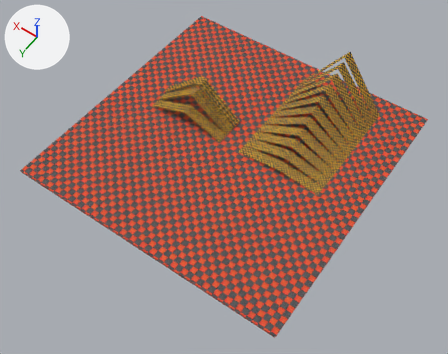
One commit to the Blender file level/debug/blend/debugLevel.blend: the scene before it, then after it.
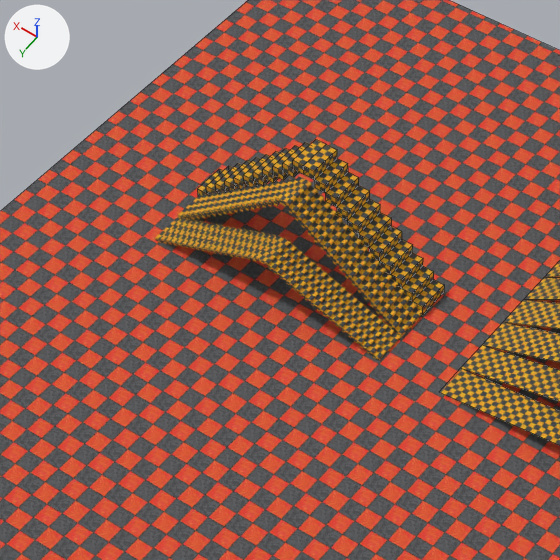
Old and new are each drawn whole from a camera (50 mm lens) standing at (-40.4, 58.7, 81.8) and looking at (-3.2, 6.5, -0.3) and again close up on the part from 24% to 61% of the width and 10% to 57% of the height. Lighting does not change. The marker at upper left points along +X, +Y and +Z. The close-ups show mesh edges as thin lines.

Names of what the first close-up shows: 'Cube-col', 'Cube-col.001', 'Cube-col.002', 'floor-col', 'ramp-col'.
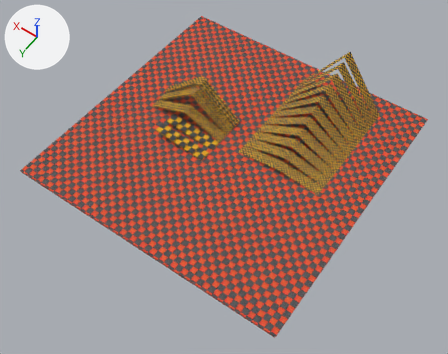
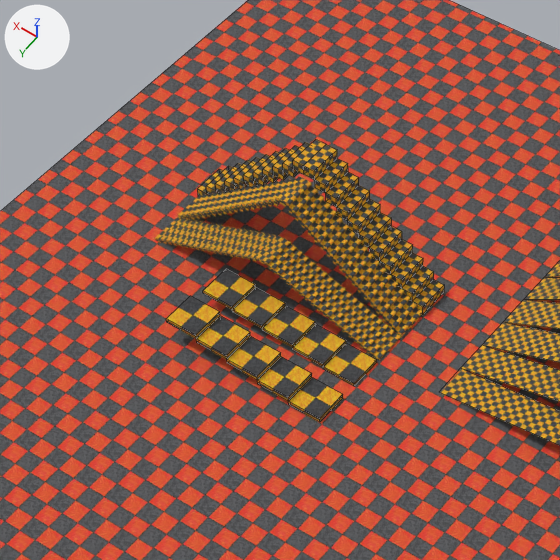
What the commit changed:
Mesh me_cube_002 is new.
It is a box spanning x -1.0..1.0, y -1.0..1.0, z 0.0..0.3.
It uses material mat_debug_yellow (picture img_debugorange_jpg_001).
Mesh me_cube is new.
It is a box spanning x -1.0..1.0, y -1.0..1.0, z 0.0..0.2.
It uses material mat_debug_yellow (picture img_debugorange_jpg_001).
Object 'Cube-col.004' (ob_cube_col_004) is new; it shows me_cube_002.
Its location is (2.8, 5.0, 0.0).
It gains a ARRAY modifier named 'Array'.
Modifier setting: count = 5.
Modifier setting: relative_offset_displace = (1.0, 0.0, 1.0).
Object 'Cube-col.003' (ob_cube_col_003) is new; it shows me_cube.
Its location is (2.8, 2.0, 0.0).
It gains a ARRAY modifier named 'Array'.
Modifier setting: count = 5.
Modifier setting: relative_offset_displace = (1.0, 0.0, 1.0).

Changed parts and their boxes (x1, y1, x2, y2) in the close-ups (560 x 560 px):
'Cube-col.004', added: after (166, 296, 343, 422)
'Cube-col.003', added: after (203, 269, 377, 386)
